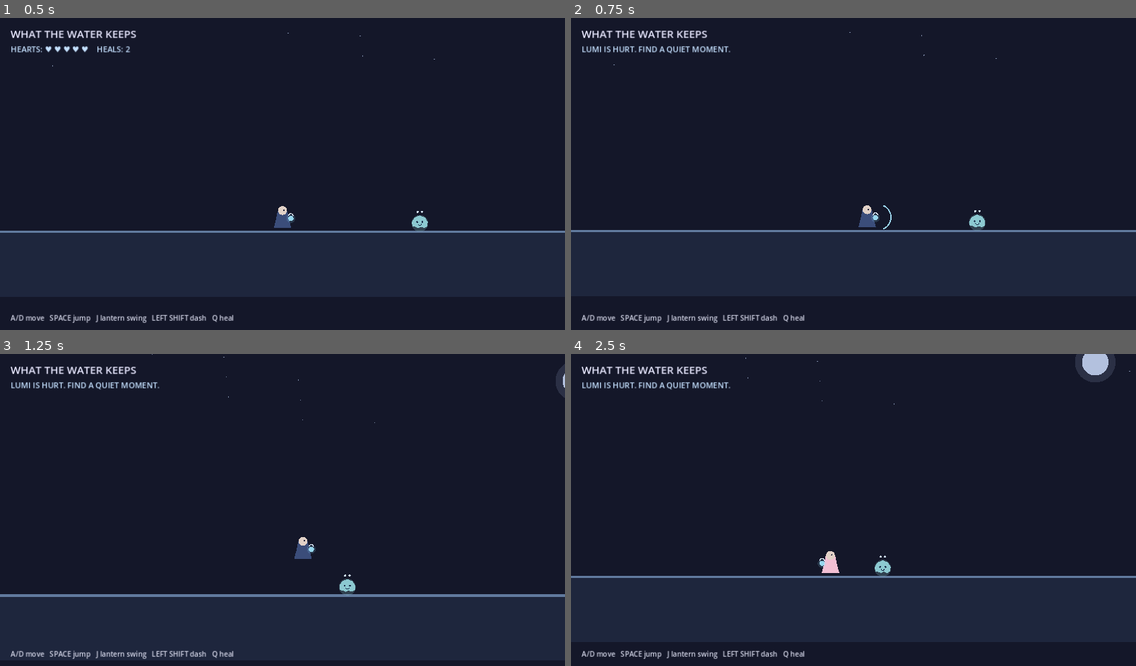
Above: before the commit, frames 1-4 (two rows, left to right).
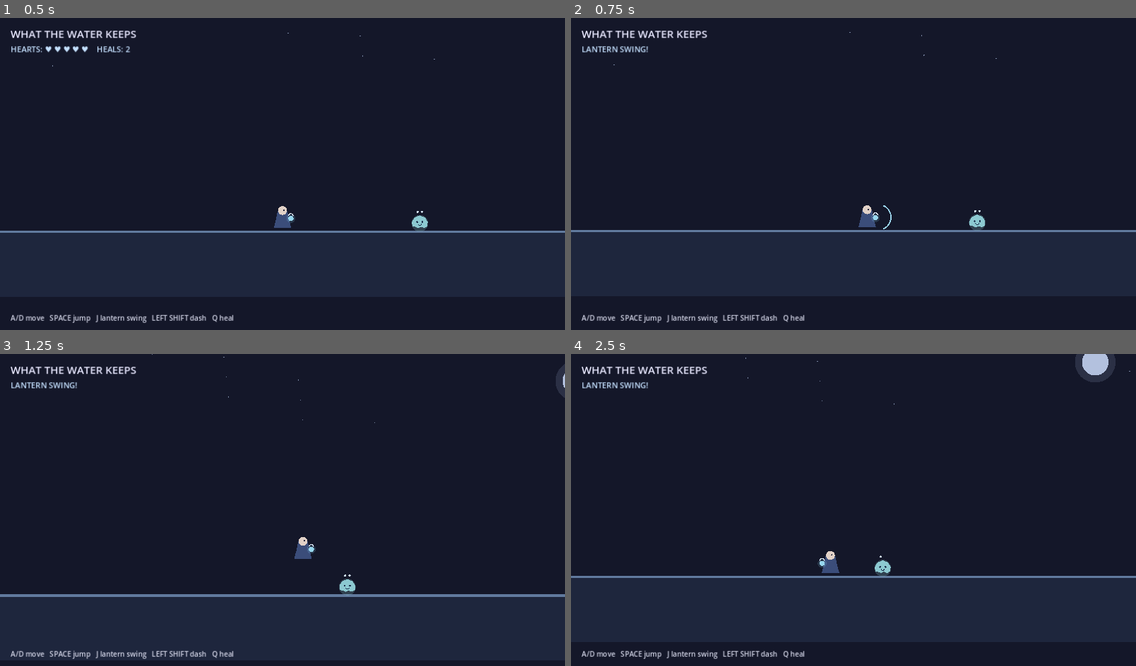
Above: after the commit, the same moments.

Repository: Lunatic5202/what-the-water-keeps
Game: Godot game, scene res://scenes/main.tscn
Same seed, same stepped clock (60 frames per second), same inputs: the game is played once before the commit and once after it.
Inputs:
- Up to frame 1 (0.5 s): no input
- Up to frame 2 (0.75 s): hold D (move_right) from 0.53 s (still down); tap J (attack) at 0.6 s
- Up to frame 3 (1.25 s): keep holding D (move_right); tap Space (jump) at 0.77 s
- Up to frame 4 (2.5 s): tap J (attack) at 1.35, 2.3 s; tap Space (jump) at 1.52 s; release D (move_right) at 2.03 s; hold A (move_left) from 2.03 s (still down); tap Shift (dash) at 2.1 s

Frame 1 is identical in both runs. In frame 2, 0.3% of the frame differs, in the area x 2-29%, y 9-12%; in frame 3, 0.3%; in frame 4, 0.5%, in the area x 2-56%, y 9-71%.

Commit message:
Fix lantern attack damaging Lumi

Diff:
--- a/scripts/player.gd
+++ b/scripts/player.gd
@@ -89,6 +89,9 @@
     status_changed.emit("LANTERN SWING!")
 
 func _on_attack_body_entered(body: Node2D) -> void:
+    # The attack Area2D is a child of Lumi, so never let the swing hit its owner.
+    if body == self:
+        return
     if attack_timer <= 0.0 or attack_has_hit:
         return
     if body.has_method("take_damage"):
